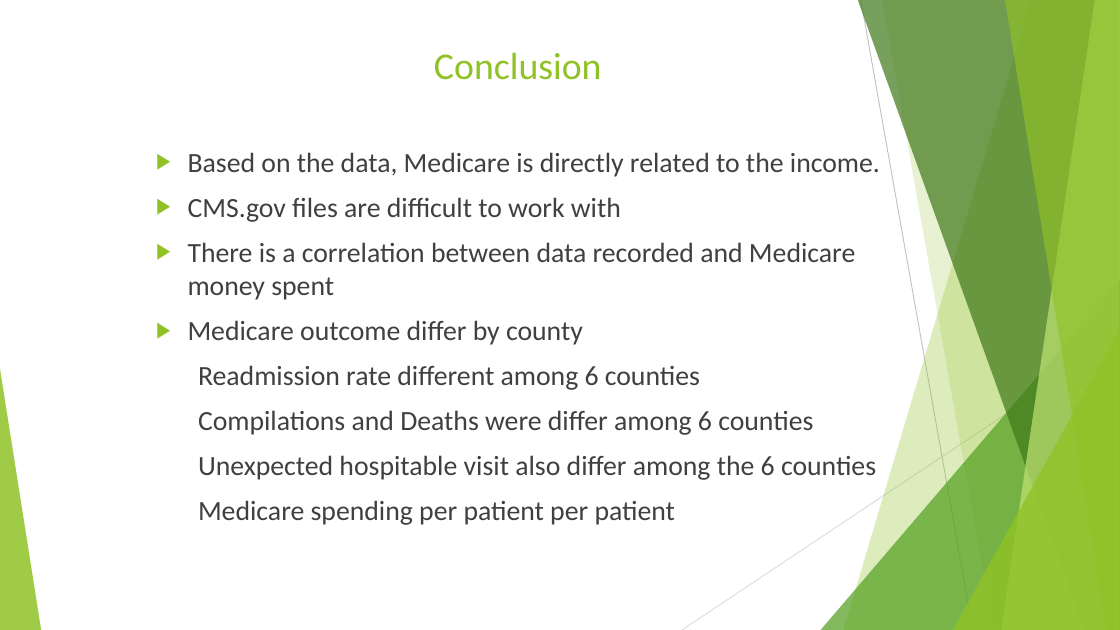
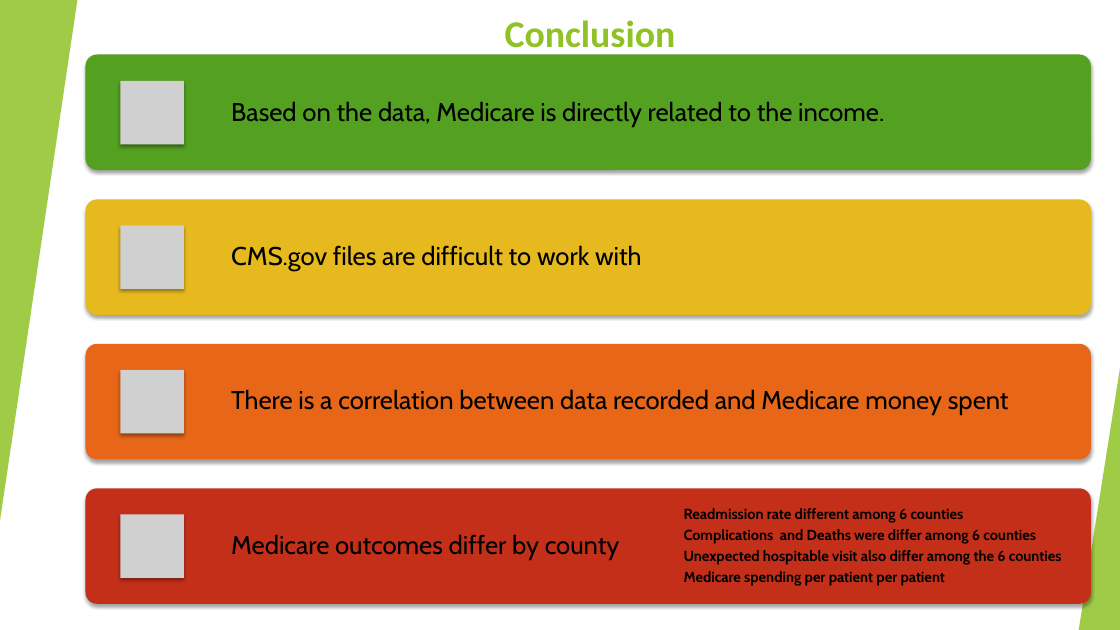
Before and after one commit to TedMur/SnakeBait, a slide deck: slide 15 of SnakeBitePresentation.pptx (slide 14 before the commit). Drawn at 1120x630 pixels with LibreOffice and Linux fonts; fonts in the diff are those of the drawing; grey boxes stand for pictures. Boxes give left, top, right and bottom in pixels: in the first picture for what was removed or moved away, otherwise in the second. Text is boxed around its words. In the diff, an @@ line names an element or a change of style, - is before the commit and + after.

```diff
--- a/SnakeBitePresentation.pptx
+++ b/SnakeBitePresentation.pptx
@@ rectangle added at bbox=[0, 0, 1120, 630], fill #FFFFFF @@
@@ triangle added at bbox=[0, 0, 77, 521], fill #90C226 at 85% opacity @@
@@ title "Conclusion": place and size @@
-title "Conclusion" at bbox=[434, 52, 602, 80]
+title "Conclusion" at bbox=[505, 20, 676, 56]
@@ title "Conclusion" at bbox=[505, 20, 676, 56]: bold on @@
@@ text removed at bbox=[188, 152, 880, 525] @@
-▶ Based on the data, Medicare is directly related to the income.
-▶ CMS.gov files are difficult to work with
-▶ There is a correlation between data recorded and Medicare money spent
-▶ Medicare outcome differ by county
-  Readmission rate different among 6 counties
-  Compilations and Deaths were differ among 6 counties
-  Unexpected hospitable visit also differ among the 6 counties
-  Medicare spending per patient per patient
@@ triangle added at bbox=[1079, 369, 1120, 630], fill #90C226 at 85% opacity @@
@@ group added at bbox=[86, 55, 1091, 604]: 5 texts, 4 rounded rectangles, 4 pictures @@
+Based on the data, Medicare is directly related to the income.
+CMS.gov files are difficult to work with
+There is a correlation between data recorded and Medicare money spent
+Medicare outcomes differ by county
+Readmission rate different among 6 counties
+Complications and Deaths were differ among 6 counties
+Unexpected hospitable visit also differ among the 6 counties
+Medicare spending per patient per patient
```
Also in this commit, not shown: 2 other slides changed, 3 slides added, 2 slides removed.
